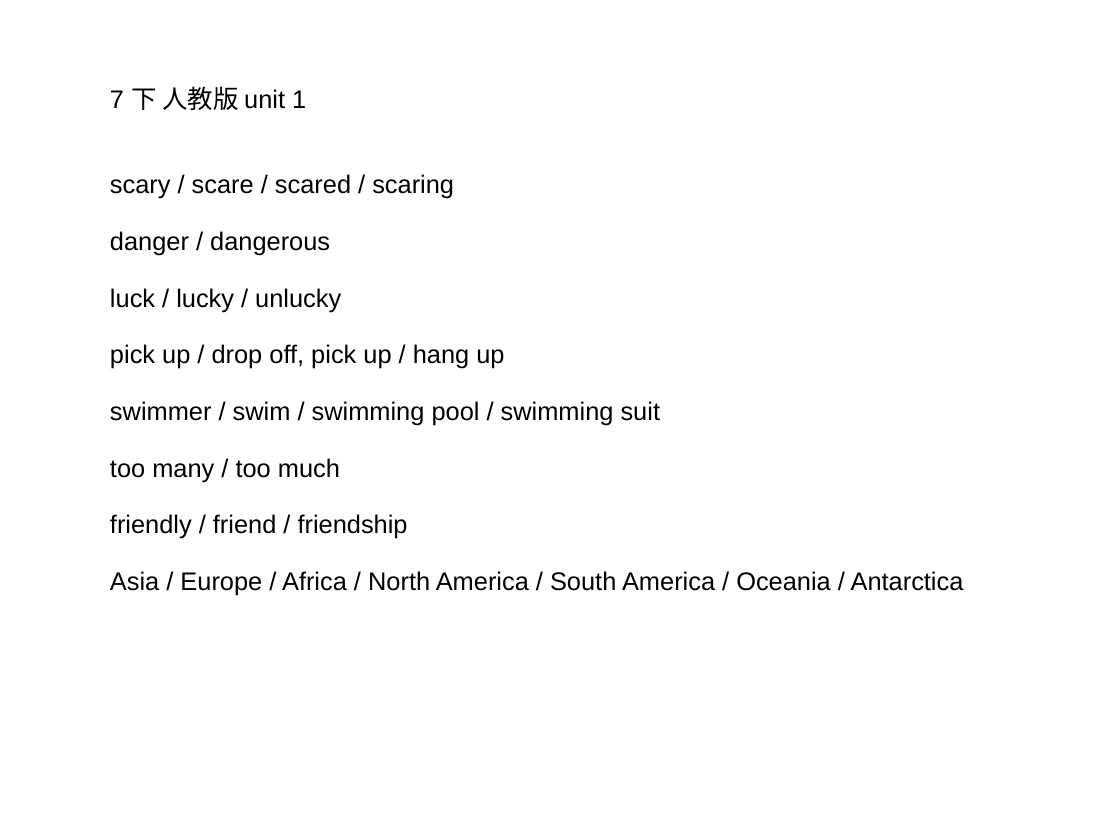
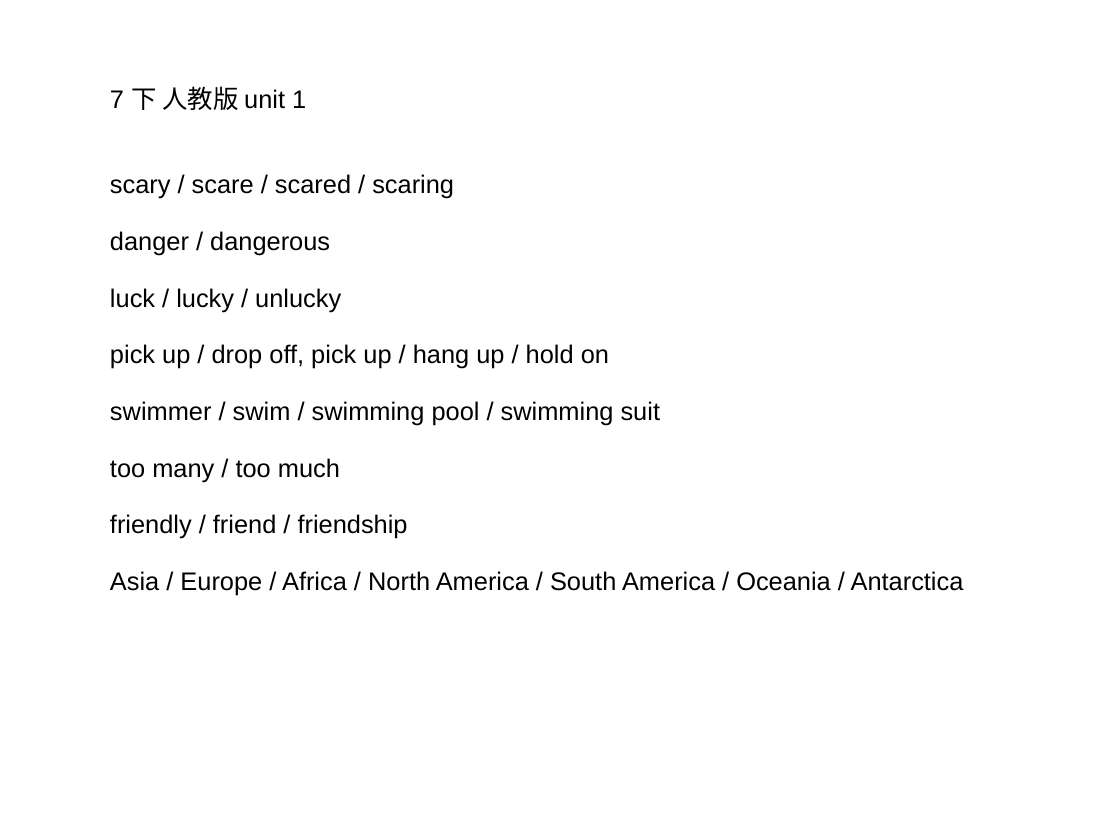
Before and after one commit to ericzhang/english-math, a slide deck: slide 1 of english/grade-7-下/7下英语人教版-unit-1-words.ppt. Drawn at 1120x840 pixels with LibreOffice and Linux fonts; fonts in the diff are those of the drawing. Boxes give left, top, right and bottom in pixels: in the first picture for what was removed or moved away, otherwise in the second. Text is boxed around its words. In the diff, an @@ line names an element or a change of style, - is before the commit and + after.

```diff
--- a/english/grade-7-下/7下英语人教版-unit-1-words.ppt
+++ b/english/grade-7-下/7下英语人教版-unit-1-words.ppt
@@ text at (x1=110, y1=344, x2=609, y2=369): text changed @@
-pick up / drop off, pick up / hang up
+pick up / drop off, pick up / hang up / hold on
```
Also in this commit, not shown: 48 other files.
